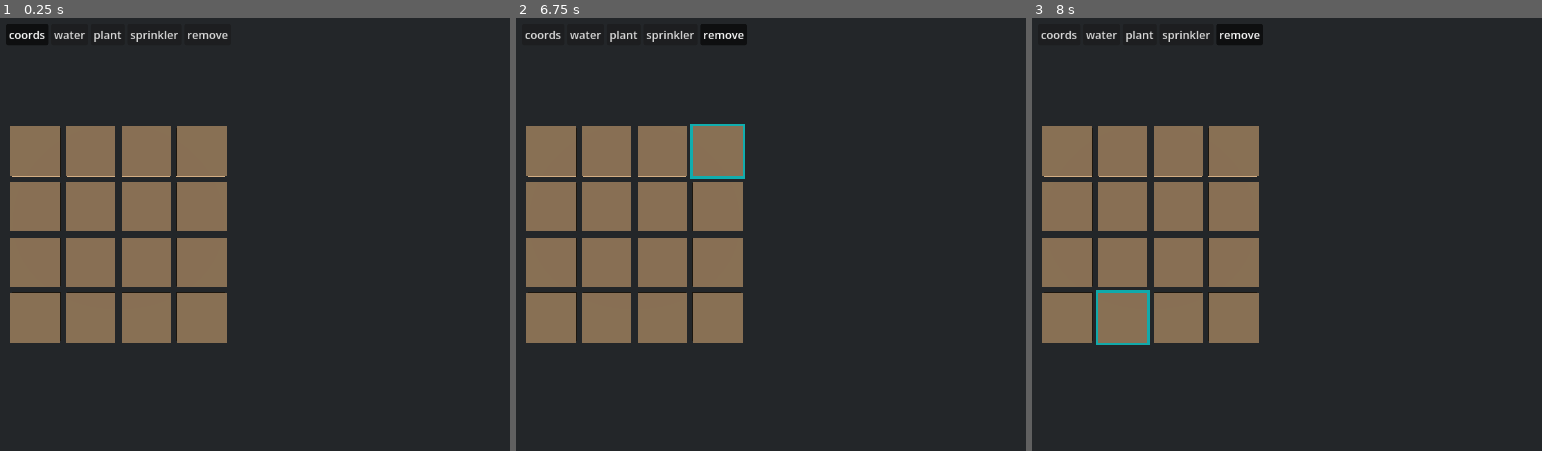
Above: before the commit, frames 1-3 (left to right).
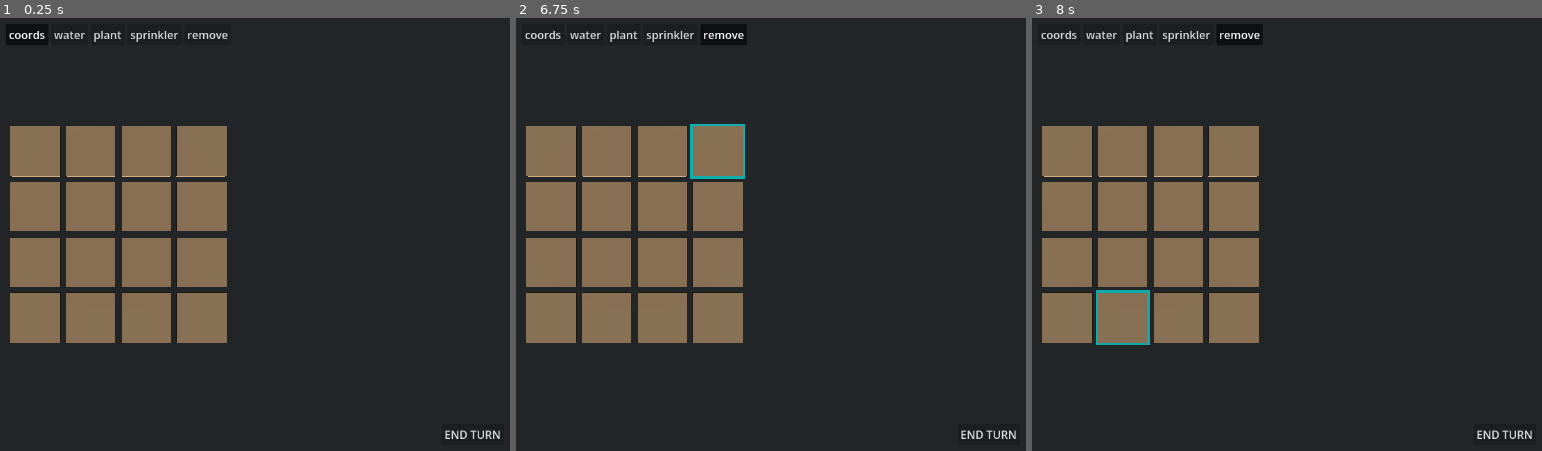
Above: after the commit, the same moments.

Repository: nicoexport/crops
Game: Godot game, scene res://scenes/game.tscn
Two runs of this game, one before a commit and one after it. Both use one fixed random seed, a clock stepped at 60 frames per second and the inputs below.
Inputs (mouse positions are in pixels of both pictures, inside the frame that each line leads up to):
- Up to frame 1 (0.25 s): no input
- Up to frame 2 (6.75 s): click (990, 433) at 0.5 s, where only the run after the commit has a clickable "END TURN"; click "coords" at 1.25 s; click "water" at 2 s; click "plant" at 2.75 s; click "sprinkler" at 3.5 s; click "remove" at 4.25 s; tap Enter at 5, 6.5 s; move the mouse to (811, 212) at 5.02 s; tap E at 5.1, 5.85, 6.6 s; click (811, 212) at 5.17 s; tap Space at 5.75 s; move the mouse to (outside the picture) at 5.77 s; hold S 5.78-6.53 s; click (outside the picture) at 5.92 s; move the mouse to (714, 134) at 6.52 s; click (714, 134) at 6.67 s
- Up to frame 3 (8 s): tap Space at 7.25 s; move the mouse to (1108, 325) at 7.27 s; tap E at 7.35 s; click (1108, 325) at 7.42 s

The runs differ from the first frame. In frame 1, 0.1% of the frame differs, in the area x 87-99%, y 95-98%; in frame 2, 0.1%; in frame 3, 0.1%.

Commit message:
add game state flow

Diff:
--- a/scenes/game.tscn
+++ b/scenes/game.tscn
@@ -127,6 +127,36 @@
 model = ExtResource("2_yqjtg")
 cell_parent_node = NodePath("Cells")
 
+[node name="HUD" type="CanvasLayer" parent="GridView" unique_id=45148785]
+
+[node name="Control" type="Control" parent="GridView/HUD" unique_id=1792561367]
+layout_mode = 3
+anchors_preset = 15
+anchor_right = 1.0
+anchor_bottom = 1.0
+grow_horizontal = 2
+grow_vertical = 2
+mouse_filter = 2
+
+[node name="MarginContainer" type="MarginContainer" parent="GridView/HUD/Control" unique_id=53111874]
+layout_mode = 1
+anchors_preset = 15
+anchor_right = 1.0
+anchor_bottom = 1.0
+grow_horizontal = 2
+grow_vertical = 2
+mouse_filter = 2
+theme_override_constants/margin_left = 20
+theme_override_constants/margin_top = 20
+theme_override_constants/margin_right = 20
+theme_override_constants/margin_bottom = 20
+
+[node name="Button_EndTurn" type="Button" parent="GridView/HUD/Control/MarginContainer" unique_id=2054019664]
+layout_mode = 2
+size_flags_horizontal = 8
+size_flags_vertical = 8
+text = "END TURN"
+
 [node name="Cells" type="Node3D" parent="GridView" unique_id=1392116608]
 
 [node name="@CSGBox3D@18781" type="CSGBox3D" parent="GridView/Cells" unique_id=214122741]
@@ -277,6 +307,7 @@
 anchor_bottom = 1.0
 grow_horizontal = 2
 grow_vertical = 2
+mouse_filter = 2
 
 [node name="MarginContainer" type="MarginContainer" parent="GridView/Interactor/CanvasLayer/Control" unique_id=914180857]
 layout_mode = 1
@@ -285,6 +316,7 @@
 anchor_bottom = 1.0
 grow_horizontal = 2
 grow_vertical = 2
+mouse_filter = 2
 theme_override_constants/margin_left = 20
 theme_override_constants/margin_top = 20
 theme_override_constants/margin_right = 20
@@ -333,3 +365,5 @@
 toggle_mode = true
 button_group = ExtResource("8_gee14")
 text = "remove"
+
+[connection signal="pressed" from="GridView/HUD/Control/MarginContainer/Button_EndTurn" to="GridView" method="set_end_turn_intent"]
--- a/scripts/game_model.gd
+++ b/scripts/game_model.gd
@@ -9,6 +9,7 @@
 signal cell_entity_changed(x: int, y:int, entity)
 
 var state: State = State.NULL
+var intend_end_turn: bool = false
 
 @export var width: int = 8:
 	set(v):
@@ -34,6 +35,21 @@
 var cell_entity_map := {}
 
 
+func reset_model() -> void:
+	cells.clear()
+	irrigation_map.clear()
+	cell_entity_map.clear()
+	for x in range(width):
+		for y in range(height):
+			cells[Vector2i(x, y)] = 0  # Initialize cells to default value
+			irrigation_map[Vector2i(x, y)] = 0  # Initialize irrigation levels
+			cell_entity_map[Vector2i(x, y)] = null  # Initialize cell entities
+
+
+func process(delta: float) -> void:
+	process_state(state, delta)
+
+
 func change_state(p_state: State):
 	exit_state(state)
 	state = p_state
@@ -41,11 +57,57 @@
 
 
 func enter_state(p_state: State):
-	pass
+	match p_state:
+		State.START_GAME:
+			print("Entering START_GAME state")
+			# Initialize game state, reset variables, etc.
+			reset_model()
+			grid_resized.emit(width, height)  # Notify views to rebuild grid
+			change_state(State.START_TURN)  # Automatically transition to first turn
+		State.START_TURN:
+			print("Entering START_TURN state")
+			await start_turn()
+			change_state(State.TURN)
+		State.TURN:
+			print("Entering TURN state")
+			# Wait for player input or AI actions here
+			# For simplicity, we'll just wait for a short time and then end the turn
+
+		State.END_TURN:
+			print("Entering END_TURN state")
+			end_turn()
+			change_state(State.START_TURN)
+		_:
+			print("Entering NULL or unknown state")
+
+
+func process_state(p_state: State, delta: float):
+	match p_state:
+		State.TURN:
+			if intend_end_turn:
+				change_state(State.END_TURN)
+				intend_end_turn = false
+		_:
+			intend_end_turn = false
+			pass
 
 
 func exit_state(p_state: State):
-	pass
+	match p_state:
+		State.START_GAME:
+			print("Exiting START_GAME state")
+			# Clean up any temporary data if needed
+		State.START_TURN:
+			print("Exiting START_TURN state")
+			# Prepare for turn actions if needed
+		State.TURN:
+			print("Exiting TURN state")
+			# Finalize player actions if needed
+		State.END_TURN:
+			print("Exiting END_TURN state")
+			# Reset any end-of-turn effects if needed
+		_:
+			print("Exiting NULL or unknown state")
 
 
 
@@ -84,6 +146,7 @@
 		if entity != null:
 			entity.on_turn_start(key.x, key.y, self)
 			await Timers.wait_for(0.1)  # Small delay to simulate time taken for each entity's action
+
 
 func end_turn() -> void:
 	print("--- ending turn ---")
--- a/scripts/grid_view.gd
+++ b/scripts/grid_view.gd
@@ -27,6 +27,7 @@
 func _ready() -> void:
 	_connect_model_signals()
 	_rebuild_from_model()
+	model.change_state(GameModel.State.START_GAME)
 
 
 func _input(event: InputEvent) -> void:
@@ -34,10 +35,21 @@
 		if event.pressed:
 			if event.keycode == Key.KEY_S:
 				if model != null:
-					model.start_turn()
+					model.change_state(GameModel.State.START_TURN)
 			if event.keycode == Key.KEY_E:
 				if model != null:
-					model.end_turn()
+					model.change_state(GameModel.State.END_TURN)
+
+
+func _process(delta: float) -> void:
+	if model != null:
+		model.process(delta)
+
+
+func set_end_turn_intent() -> void:
+	if model != null:
+		model.intend_end_turn = true
+
 
 func setup_grid_sockets(new_width: int, new_height: int) -> void:
 	if !is_inside_tree():
